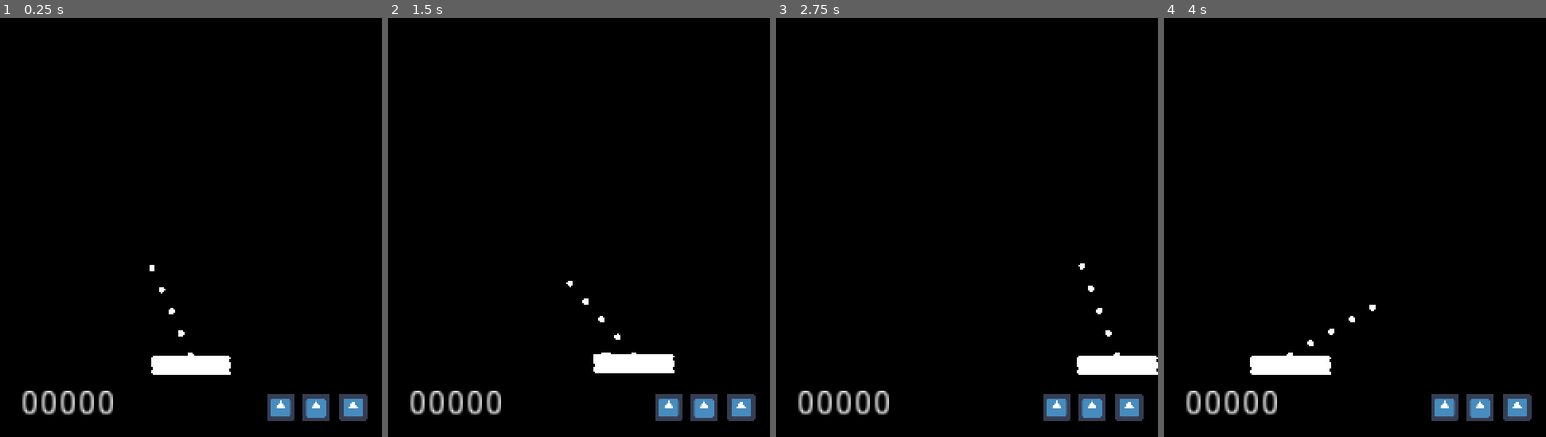
Above: before the commit, frames 1-4 (left to right).
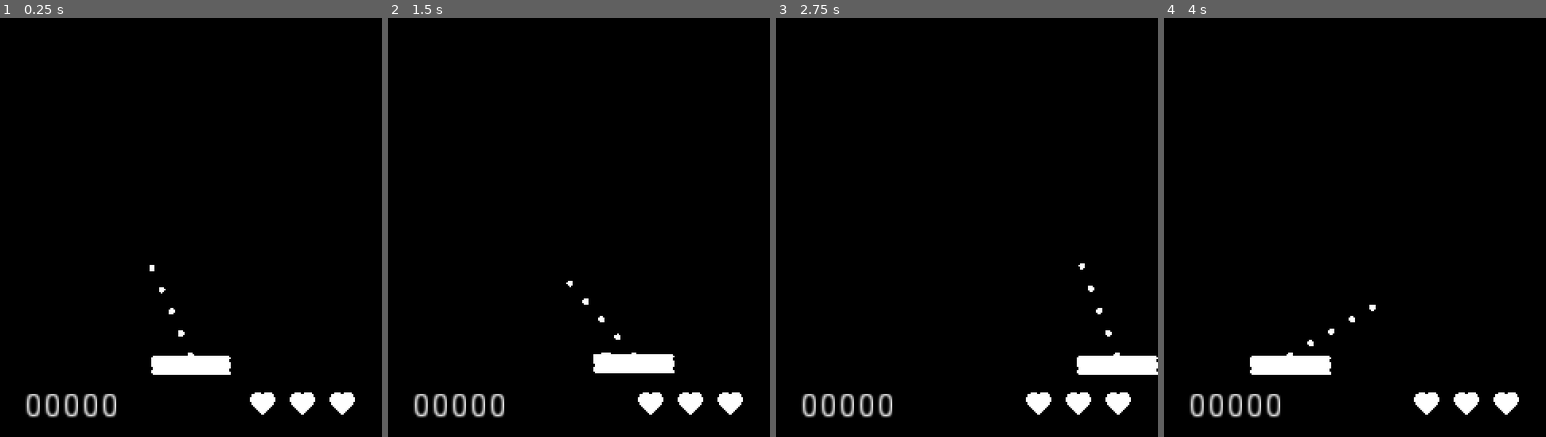
Above: after the commit, the same moments.

Repository: leogeier/impact_juggling
Game: Godot game, scene res://Main/Main.tscn
Same seed, same stepped clock (60 frames per second), same inputs: the game is played once before the commit and once after it. The engine's default icon, where the game draws it, is replaced by a stand-in: a white triangle on a blue panel in a dark square.
Inputs (mouse positions are in pixels of both pictures, inside the frame that each line leads up to):
- Up to frame 1 (0.25 s): no input
- Up to frame 2 (1.5 s): tap Enter at 0.5 s; move the mouse to (663, 156) at 0.52 s; hold Right (ui_right) 0.53-1.28 s; tap Space (fire) at 0.6, 1.25, 1.35 s; move the mouse to (502, 206) at 1.27 s; hold Left (ui_left) from 1.28 s (still down)
- Up to frame 3 (2.75 s): move the mouse to (1005, 68) at 2.02 s; release Left (ui_left) at 2.03 s; hold Right (ui_right) from 2.03 s (still down); tap Space (fire) at 2.1 s
- Up to frame 4 (4 s): move the mouse to (1335, 281) at 2.77 s; tap Space (fire) at 2.85, 3.6 s; tap Enter at 3.5 s; move the mouse to (1469, 256) at 3.52 s; release Right (ui_right) at 3.53 s; hold Left (ui_left) from 3.53 s (still down)

The runs differ from the first frame. In frame 1, 3.0% of the frame differs, in the area x 5-97%, y 88-97%; in frame 2, 3.0%; in frame 3, 3.0%; in frame 4, 3.0%.

Commit message:
clean up info bar

Diff:
--- a/ld-47/Main/Main.tscn
+++ b/ld-47/Main/Main.tscn
@@ -7,7 +7,7 @@
 [ext_resource path="res://BallDetector/BallDetector.tscn" type="PackedScene" id=5]
 [ext_resource path="res://Main/Main.gd" type="Script" id=6]
 [ext_resource path="res://CollectibleSpawner/CollectibleSpawner.tscn" type="PackedScene" id=7]
-[ext_resource path="res://icon.png" type="Texture" id=8]
+[ext_resource path="res://Main/heart.png" type="Texture" id=8]
 
 [sub_resource type="RectangleShape2D" id=1]
 extents = Vector2( 10, 320 )
@@ -47,7 +47,7 @@
 shape = SubResource( 2 )
 
 [node name="ScoreDisplay" parent="." instance=ExtResource( 4 )]
-position = Vector2( 12.6186, 289.293 )
+position = Vector2( 45, 300 )
 
 [node name="BallDetector" parent="." instance=ExtResource( 5 )]
 position = Vector2( 240, 360 )
@@ -63,19 +63,19 @@
 [node name="Hearts" type="Node" parent="."]
 
 [node name="Heart1" type="Sprite" parent="Hearts"]
-position = Vector2( 221.735, 301.778 )
-scale = Vector2( 0.137104, 0.137104 )
+position = Vector2( 215, 300 )
+scale = Vector2( 0.25, 0.25 )
 texture = ExtResource( 8 )
 offset = Vector2( 0.412231, -3.64807 )
 
 [node name="Heart2" type="Sprite" parent="Hearts"]
-position = Vector2( 198.459, 301.958 )
-scale = Vector2( 0.137104, 0.137104 )
+position = Vector2( 190, 300 )
+scale = Vector2( 0.25, 0.25 )
 texture = ExtResource( 8 )
 offset = Vector2( 0.412231, -3.64807 )
 
 [node name="Heart3" type="Sprite" parent="Hearts"]
-position = Vector2( 176.266, 301.778 )
-scale = Vector2( 0.137104, 0.137104 )
+position = Vector2( 165, 300 )
+scale = Vector2( 0.25, 0.25 )
 texture = ExtResource( 8 )
 offset = Vector2( 0.412231, -3.64807 )
--- a/ld-47/Score/ScoreDisplay.tscn
+++ b/ld-47/Score/ScoreDisplay.tscn
@@ -6,8 +6,10 @@
 script = ExtResource( 1 )
 
 [node name="Label" type="Label" parent="."]
-margin_right = 40.0
-margin_bottom = 14.0
+margin_left = -29.9721
+margin_top = -9.16345
+margin_right = 10.0279
+margin_bottom = 4.83655
 rect_scale = Vector2( 1.5, 1.5 )
 text = "00000"
 __meta__ = {
Binary file added: ld-47/Main/heart.png
Not shown, added: ld-47/Main/heart.png.import
Not shown, added: ld-47/Main/heart.psd
